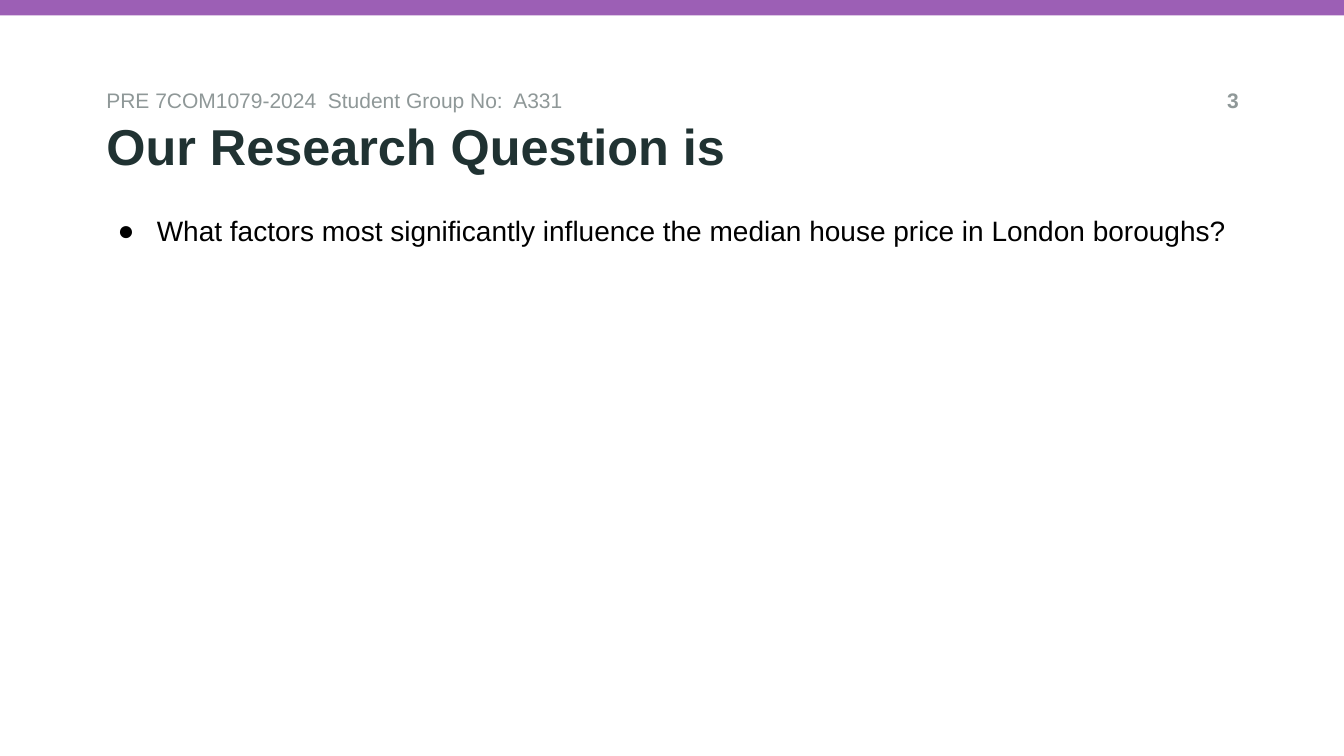
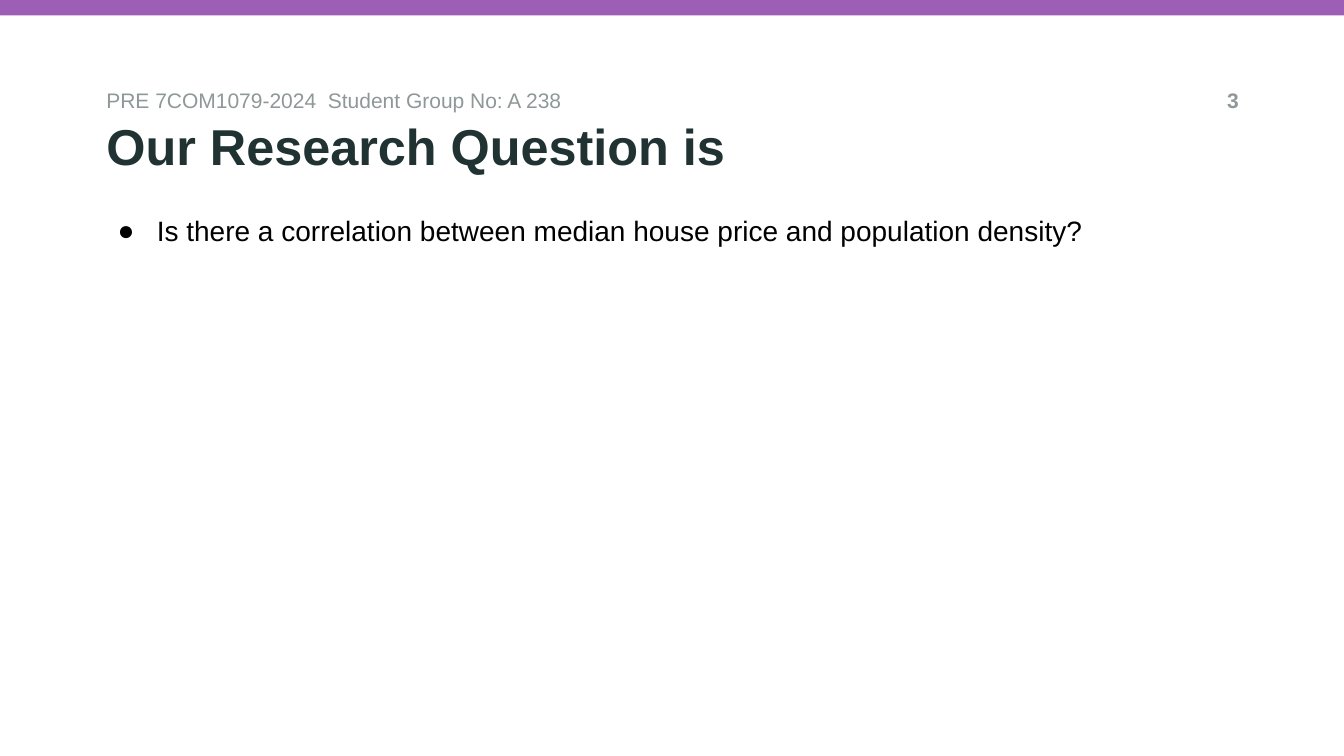
Before and after one commit to er23abe/A238_Team_Research, a slide deck: slide 3 of Group-A238.pptx. Drawn at 1344x756 pixels with LibreOffice and Linux fonts; fonts in the diff are those of the drawing; background and template pictures are left out. Boxes give left, top, right and bottom in pixels: in the first picture for what was removed or moved away, otherwise in the second. Text is boxed around its words. In the diff, an @@ line names an element or a change of style, - is before the commit and + after.

```diff
--- a/Group-A238.pptx
+++ b/Group-A238.pptx
@@ text at [106, 93, 561, 112]: text changed @@
-PRE 7COM1079-2024 Student Group No: A331
+PRE 7COM1079-2024 Student Group No: A 238
@@ title at [157, 220, 1082, 246]: text changed @@
-● What factors most significantly influence the median house price in London boroughs?
+● Is there a correlation between median house price and population density?
```
Also in this commit, not shown: 4 other slides changed.
